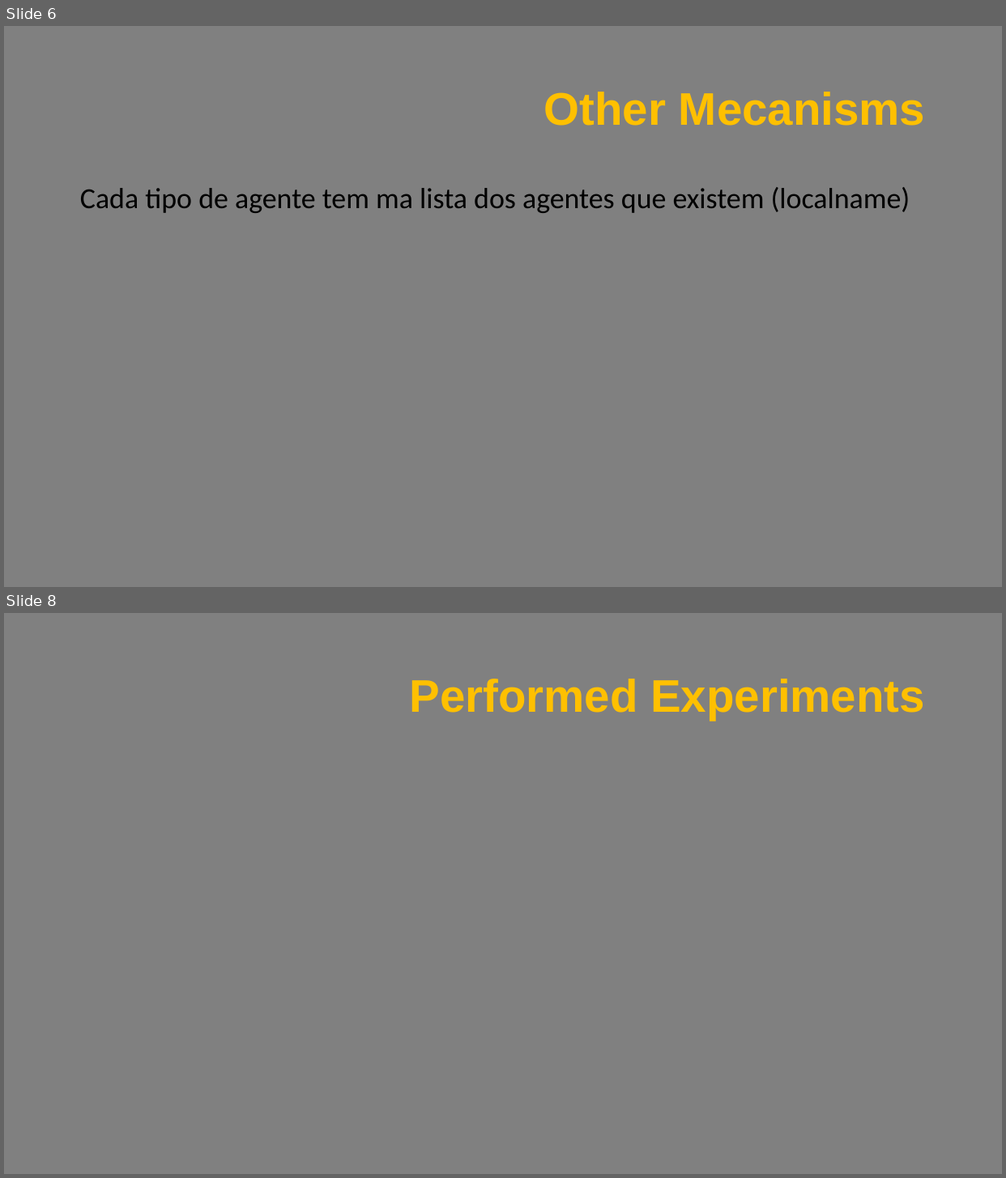
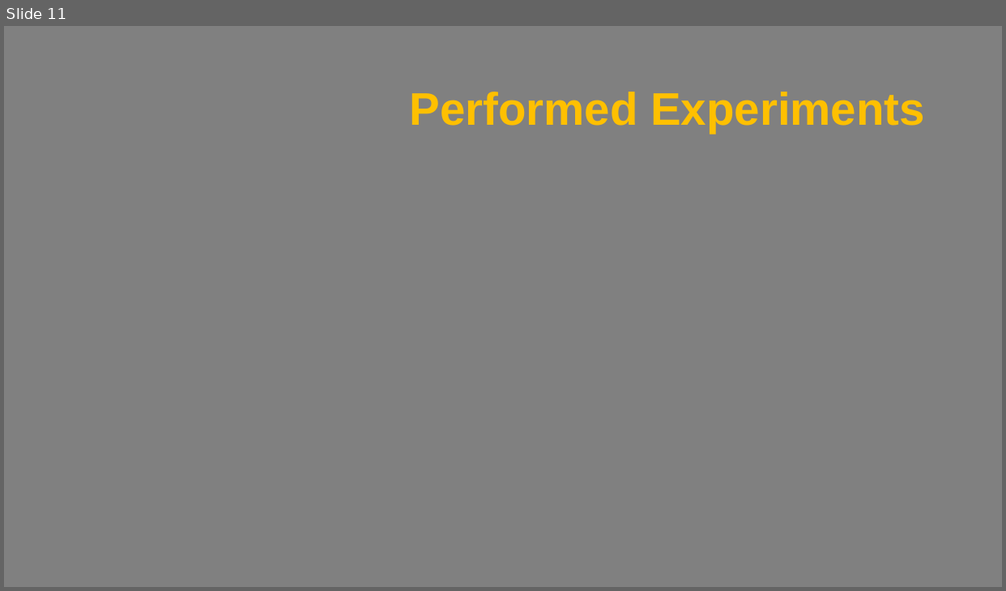
Before and after one commit to EZSPECIAL/AIAD18-19, a slide deck: report 1.pptx. Shown one above the other, each under a label of ours: slides 6 and 8 before the commit, slide 11 after it; the slides between them are not shown. The pictures are 1006x1178 and 1006x591 pixels, drawn with LibreOffice and Linux fonts; fonts in the diff are those of the drawing. Boxes give left, top, right and bottom in pixels: in the first picture for what was removed or moved away, otherwise in the second. Text is boxed around its words. In the diff, an @@ line names an element or a change of style, - is before the commit and + after.

```diff
--- a/report 1.pptx
+++ b/report 1.pptx
@@ slide 6 removed at (4,26,1002,587), background #808080 @@
@@ title removed at (544,92,925,126) @@
-Other Mecanisms
@@ text removed at (80,187,910,213) @@
-Cada tipo de agente tem ma lista dos agentes que existem (localname)
@@ what was slide 8 is now slide 11 @@
```
Also in this commit, not shown: 4 slides changed, 10 slides added, 3 other slides removed.
